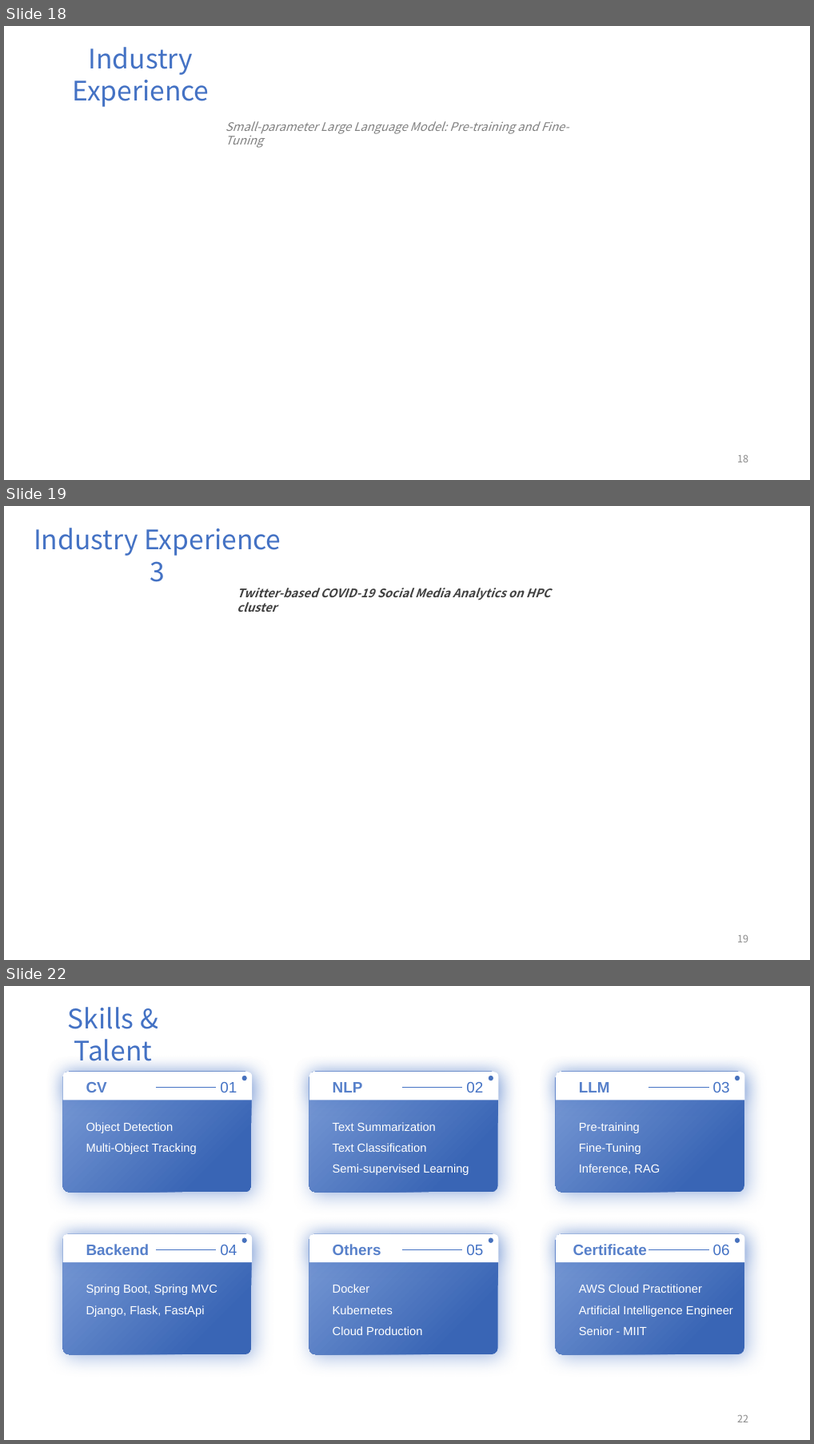
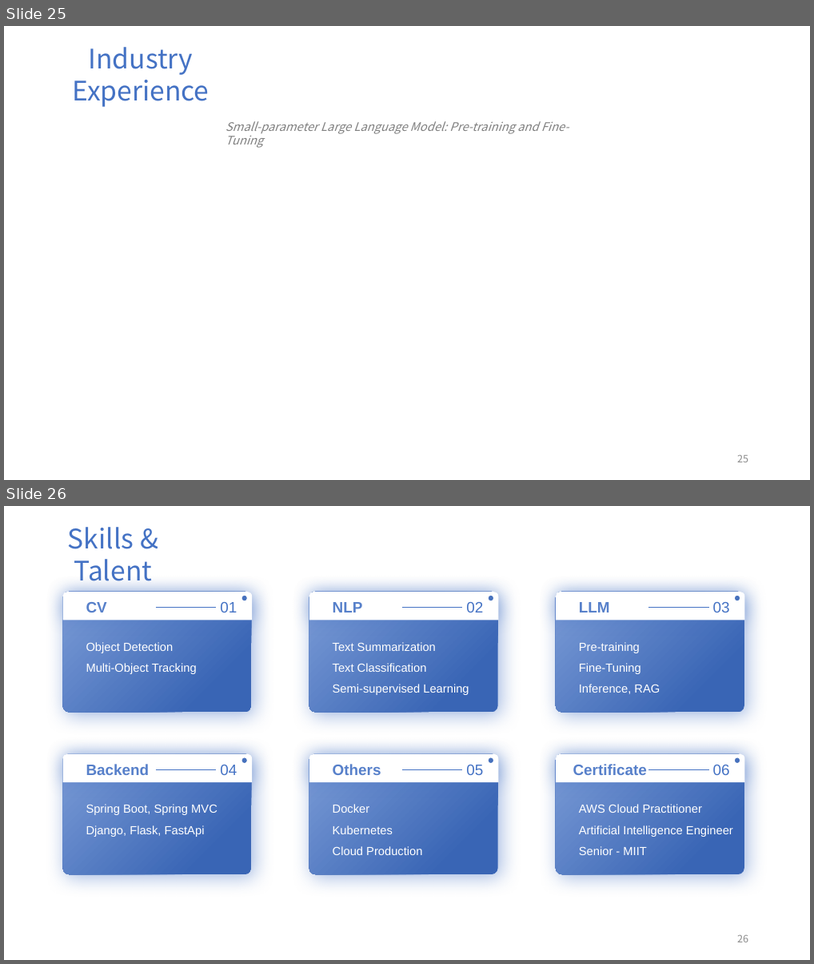
Before and after one commit to FriderickYu/Z3_Ex, a slide deck: Presentation.pptx. Shown one above the other, each under a label of ours: slides 18, 19 and 22 before the commit, slides 25 and 26 after it; the slides between them are not shown. The pictures are 814x1444 and 814x964 pixels, drawn with LibreOffice and Linux fonts; fonts in the diff are those of the drawing. Boxes give left, top, right and bottom in pixels: in the first picture for what was removed or moved away, otherwise in the second. Text is boxed around its words. In the diff, an @@ line names an element or a change of style, - is before the commit and + after.

```diff
--- a/Presentation.pptx
+++ b/Presentation.pptx
@@ slide 19 removed at (4, 506, 810, 960), background #FFFFFF @@
@@ text removed at (34, 528, 281, 582) @@
-Industry Experience 3
@@ text removed at (237, 588, 551, 612) @@
-Twitter-based COVID-19 Social Media Analytics on HPC cluster
@@ page number removed at (738, 935, 749, 942) @@
-19
@@ what was slide 18 is now slide 25 @@
@@ page number at (738, 455, 749, 462): text changed @@
-18
+25
@@ what was slide 22 is now slide 26 @@
@@ page number at (738, 935, 749, 942): text changed @@
-22
+26
```
Also in this commit, not shown: 8 slides changed, 8 slides added, 3 other slides removed, 1 other file.
